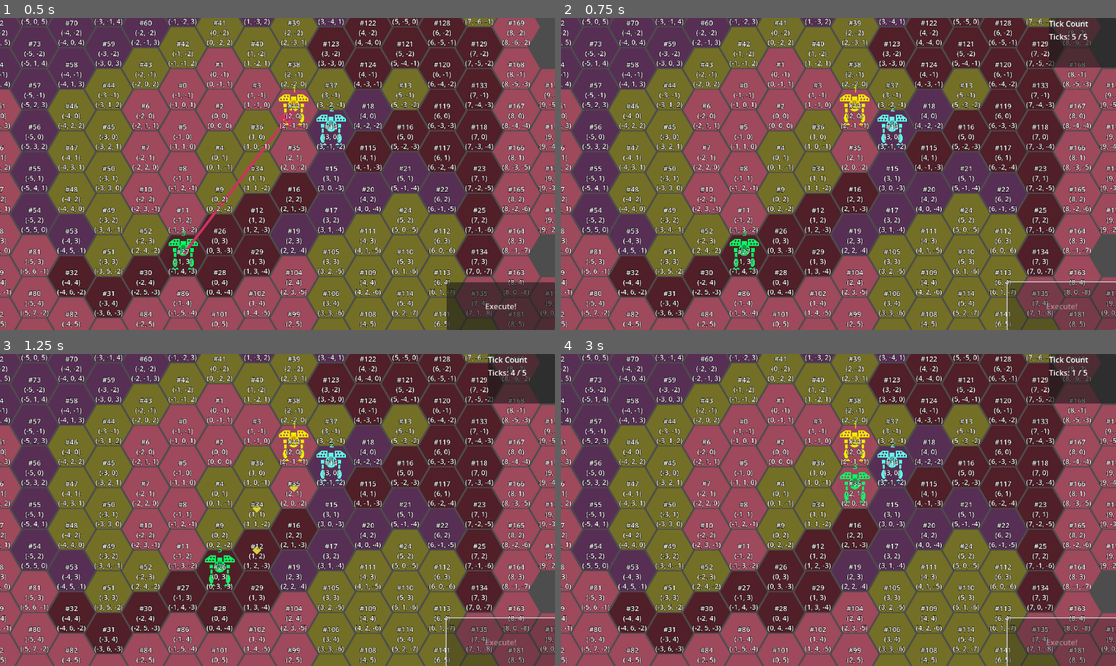
Above: before the commit, frames 1-4 (two rows, left to right).
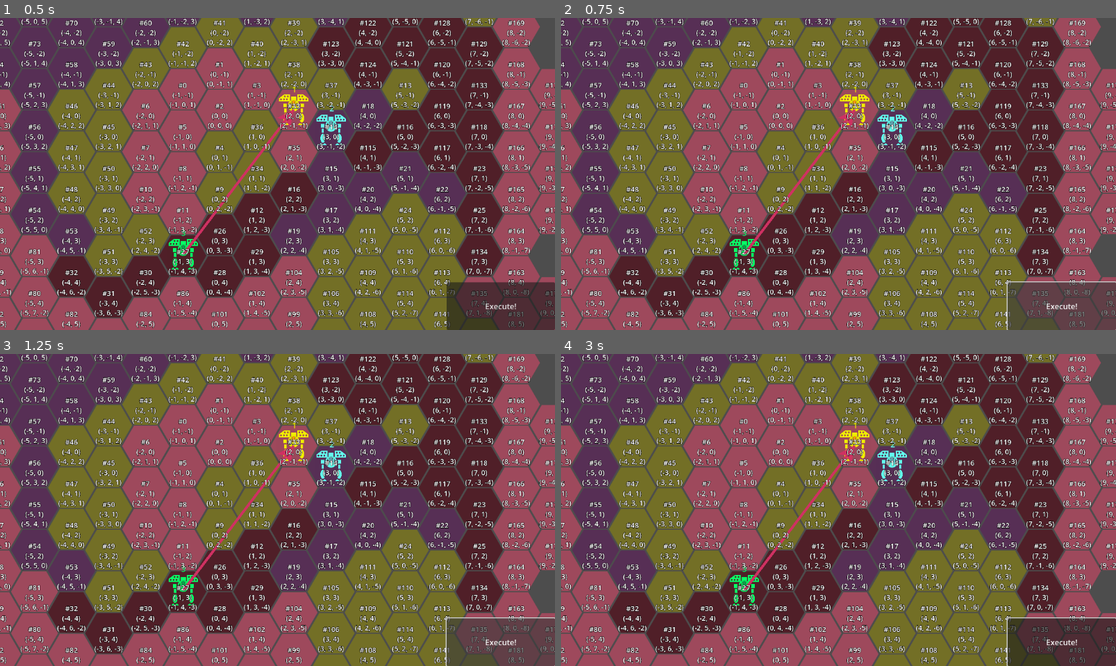
Above: after the commit, the same moments.

Repository: ArokhSlade/confetticore
Game: Godot game, scene res://game/game.tscn
The game is run twice, just before and just after one commit, with the same random seed, the same clock (stepped at 60 frames per second) and the same inputs.
Inputs (mouse positions are in pixels of both pictures, inside the frame that each line leads up to):
- Up to frame 1 (0.5 s): no input
- Up to frame 2 (0.75 s): click "Execute!" at 0.5 s
- Up to frame 3 (1.25 s): no input
- Up to frame 4 (3 s): click (1060, 641) at 1.25 s, where only the run after the commit has a clickable "Execute!"; click (1060, 641) at 2 s, where only the run after the commit has a clickable "Execute!"; move the mouse to (960, 494) at 2.77 s; press the mouse at (960, 494) at 2.78 s

Frame 1 is identical in both runs. In frame 2, 2.4% of the frame differs, in the area x 32-100%, y 0-100%; in frame 3, 2.8%; in frame 4, 5.2%, in the area x 30-100%, y 0-100%.

Commit message:
(235) - player input inside player commander, ui connects signals to hud through code

Diff:
--- a/commander/player_commander.gd
+++ b/commander/player_commander.gd
@@ -1 +1,7 @@
 extends Commander
+
+@onready var player_input = $PlayerInput
+
+func setup(hex_map):
+	super(hex_map)
+	player_input.setup(hex_map, self)
--- a/commander/player_commander.tscn
+++ b/commander/player_commander.tscn
@@ -1,7 +1,10 @@
-[gd_scene load_steps=3 format=3 uid="uid://d10hfcl2bu5bw"]
+[gd_scene load_steps=4 format=3 uid="uid://d10hfcl2bu5bw"]
 
 [ext_resource type="PackedScene" uid="uid://2ut7rwjclkjb" path="res://commander/Commander.tscn" id="1_g0o5g"]
 [ext_resource type="Script" uid="uid://doupx0vjbphmf" path="res://commander/player_commander.gd" id="2_ikmyb"]
+[ext_resource type="PackedScene" uid="uid://dc5y0yr8gi5cp" path="res://ui/player_input/player_input.tscn" id="3_ikmyb"]
 
 [node name="PlayerCommander" instance=ExtResource("1_g0o5g")]
 script = ExtResource("2_ikmyb")
+
+[node name="PlayerInput" parent="." index="0" instance=ExtResource("3_ikmyb")]
--- a/game/game.gd
+++ b/game/game.gd
@@ -15,7 +15,8 @@
 	level.setup()
 	var hex_map = level.hex_map
 	var player_commander = level.commanders.player_commander
-	ui.setup(hex_map, player_commander, data_collector)
+	var player_input = player_commander.player_input
+	ui.setup(hex_map, data_collector, player_input)
 	ui.switch_to_planning_mode()
 	var ai_commander = level.commanders.ai_commanders[0]
 	var all_mechs = level.commanders
--- a/game/game.tscn
+++ b/game/game.tscn
@@ -11,8 +11,6 @@
 
 [node name="Level" parent="." instance=ExtResource("2_h7iqs")]
 
-[node name="UI" parent="." instance=ExtResource("6_mfdv2")]
-
 [node name="TickTimer" type="Timer" parent="."]
 
 [node name="DataCollector" type="Node" parent="." node_paths=PackedStringArray("game")]
@@ -21,5 +19,6 @@
 
 [node name="AIPlayer" parent="." instance=ExtResource("5_dxrkv")]
 
-[connection signal="execute_phase_requested" from="UI" to="." method="_on_ui_execute_phase_requested"]
+[node name="UI" parent="." instance=ExtResource("6_mfdv2")]
+
 [connection signal="timeout" from="TickTimer" to="." method="_on_tick_timer_timeout"]
--- a/ui/ui.gd
+++ b/ui/ui.gd
@@ -4,17 +4,29 @@
 signal execute_phase_requested
 
 @onready var hud = $HUD
-@onready var player_input = $PlayerInput
 
+
+@export var player_input : PlayerInput
 var data_collector : DataCollector
 
 const DataCollector = preload("res://game/data_collector.gd")
 
+func setup(hex_map, data_collector, player_input : PlayerInput):
+	self.data_collector = data_collector
+	self.player_input = player_input
 
-func setup(hex_map, player_commander, data_collector):
-	self.data_collector = data_collector
-	player_input.setup(hex_map, player_commander)
+	connect_to_player_input_signals()
 	hud.setup(hex_map)
+
+
+func connect_to_player_input_signals():
+	for signal_info in player_input.get_signal_list():
+		var handler_name = "_on_player_input_" + signal_info.name
+		var _signal = player_input.get(signal_info.name) as Signal
+		if self.has_method(handler_name):
+			var handler = self.get(handler_name)
+			_signal.connect(handler)
+
 
 func update():
 	var game_data = data_collector.collect_data()
--- a/ui/ui.tscn
+++ b/ui/ui.tscn
@@ -1,16 +1,11 @@
-[gd_scene load_steps=4 format=3 uid="uid://cugi7gdwpyyph"]
+[gd_scene load_steps=3 format=3 uid="uid://cugi7gdwpyyph"]
 
 [ext_resource type="Script" uid="uid://ro6q6pqtraxa" path="res://ui/ui.gd" id="1_wl5ax"]
 [ext_resource type="PackedScene" uid="uid://cy0tppwsy3m2i" path="res://ui/hud/hud.tscn" id="3_vkava"]
-[ext_resource type="PackedScene" uid="uid://dc5y0yr8gi5cp" path="res://ui/player_input/player_input.tscn" id="3_wl5ax"]
 
 [node name="UI" type="Node"]
 script = ExtResource("1_wl5ax")
 
 [node name="HUD" parent="." instance=ExtResource("3_vkava")]
 
-[node name="PlayerInput" parent="." instance=ExtResource("3_wl5ax")]
-
 [connection signal="execute_button_pressed" from="HUD" to="." method="_on_hud_execute_button_pressed"]
-[connection signal="mech_deselected" from="PlayerInput" to="." method="_on_player_input_mech_deselected"]
-[connection signal="mech_selected" from="PlayerInput" to="." method="_on_player_input_mech_selected"]
